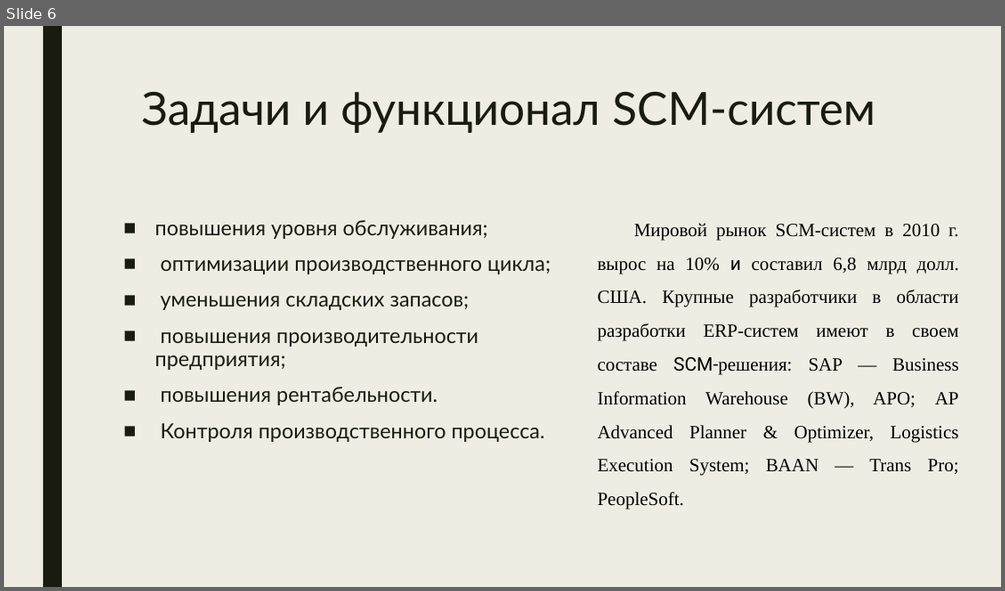
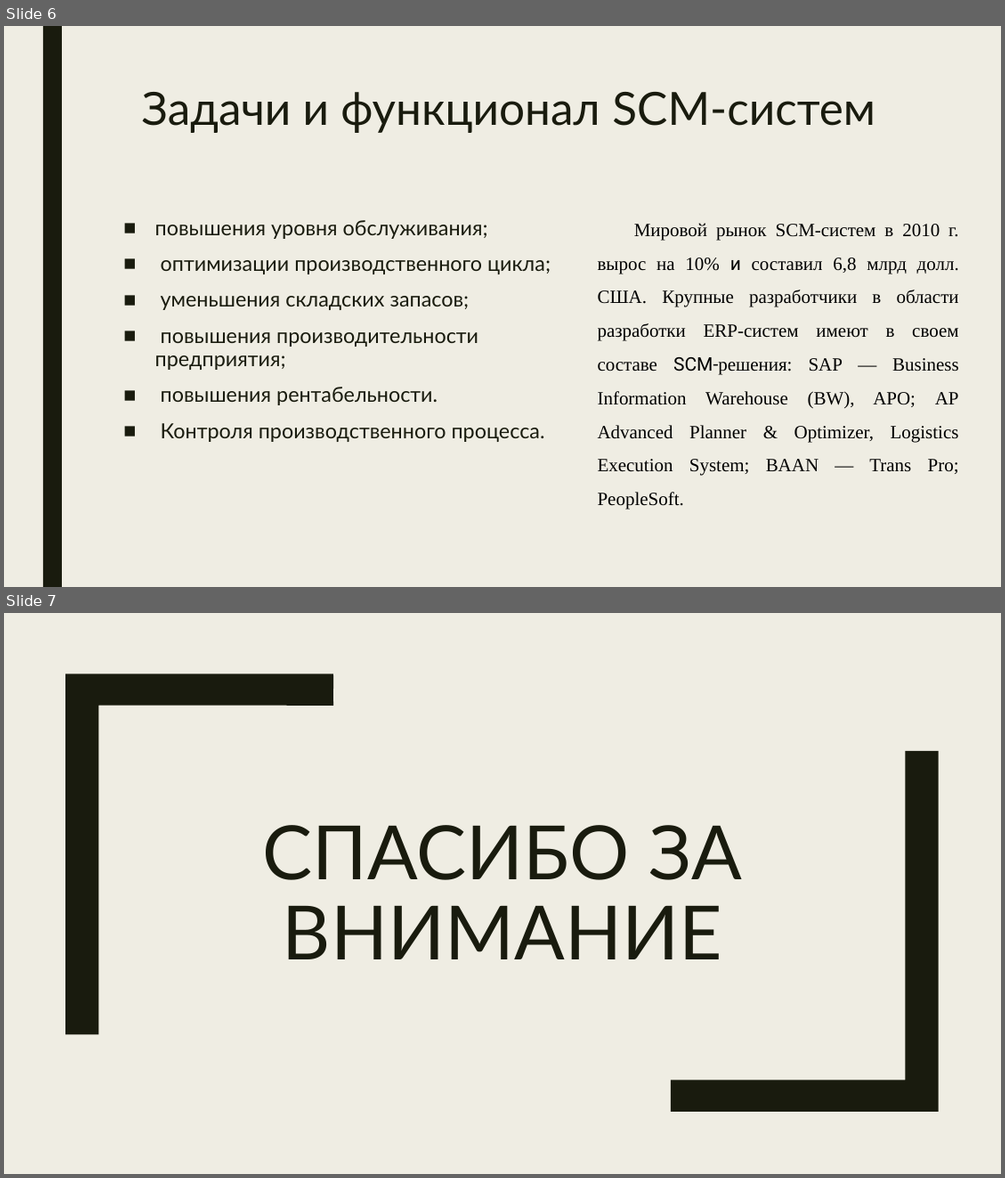
Before and after one commit to bkmzli1/NTI_NIAU_MPHI_conspects, a slide deck: conspect/КПР-47Д ИТ в менеджменте (управлении) Горницкая Ирина Иосифовна/Системы управления цепями поставок - Supply Chain Management.pptx. Shown one above the other, each under a label of ours: slide 6 before the commit, slides 6 and 7 after it. The pictures are 1005x591 and 1005x1178 pixels, drawn with LibreOffice and Linux fonts; fonts in the diff are those of the drawing. Boxes give left, top, right and bottom in pixels: in the first picture for what was removed or moved away, otherwise in the second. Text is boxed around its words. In the diff, an @@ line names an element or a change of style, - is before the commit and + after.

Commit message:
add menegment scm fix

```diff
--- a/conspect/КПР-47Д ИТ в менеджменте (управлении) Горницкая Ирина Иосифовна/Системы управления цепями поставок - Supply Chain Management.pptx
+++ b/conspect/КПР-47Д ИТ в менеджменте (управлении) Горницкая Ирина Иосифовна/Системы управления цепями поставок - Supply Chain Management.pptx
@@ slide 7 added at [4, 613, 1001, 1174], background #EFEDE3 @@
@@ freeform shape added at [65, 674, 333, 1034], fill #191B0E @@
@@ freeform shape added at [671, 751, 938, 1111], fill #191B0E @@
@@ title added at [263, 825, 743, 959], 72 pt, text #191B0E @@
+СПАСИБО ЗА ВНИМАНИЕ
```
